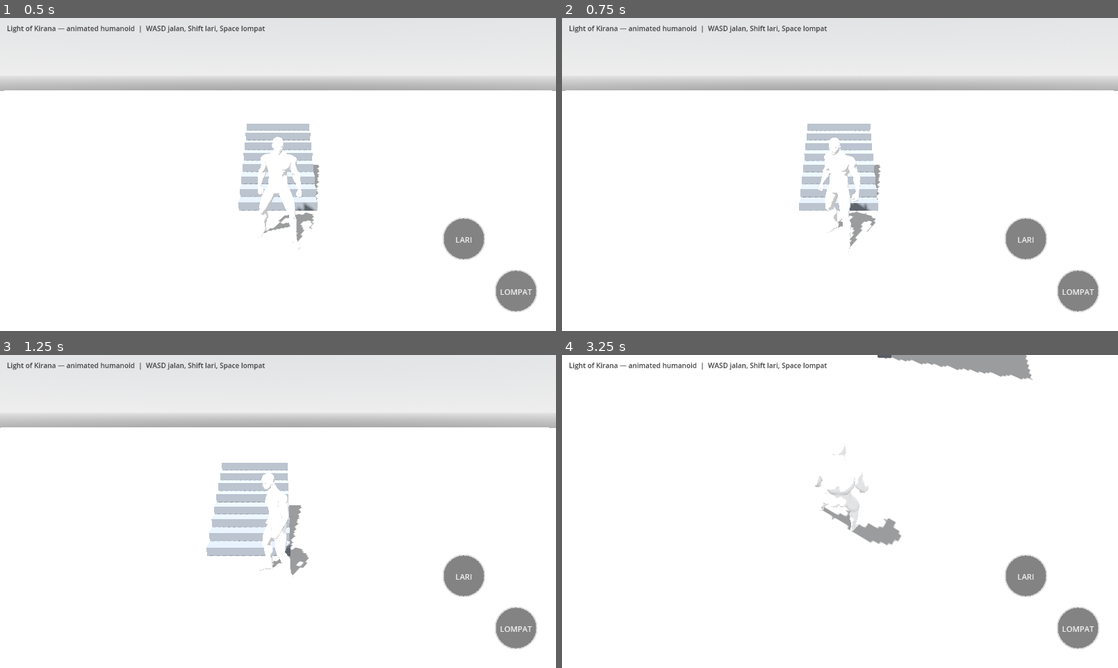
Above: before the commit, frames 1-4 (two rows, left to right).
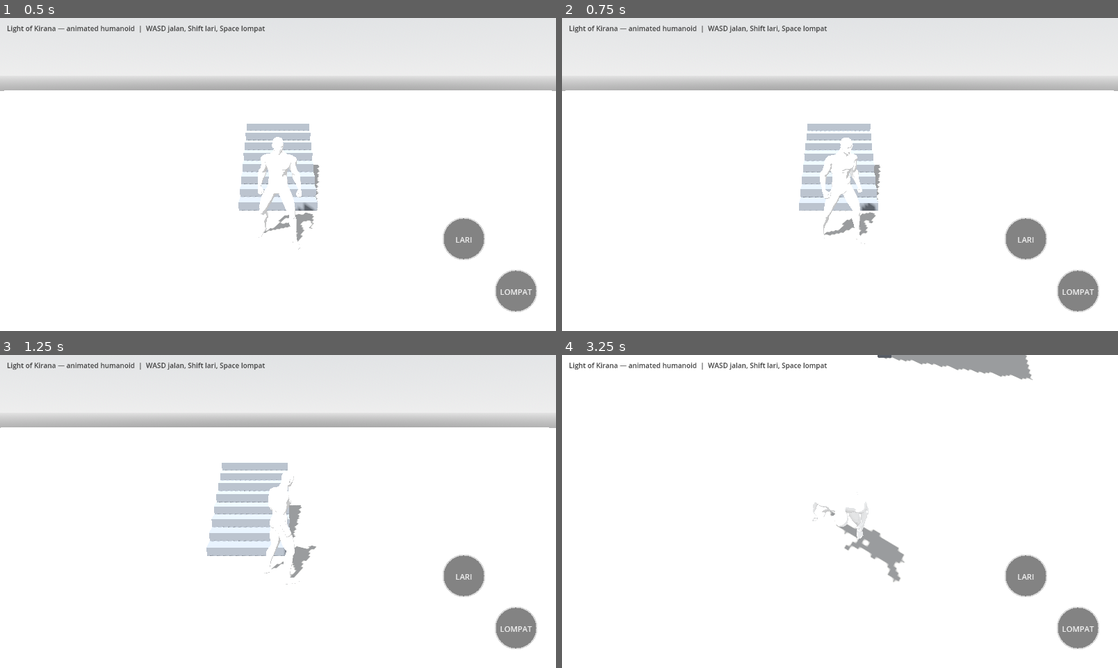
Above: after the commit, the same moments.

Repository: bagus123triga/light-of-kirana
Game: Godot game, scene res://scenes/main.tscn
Same seed, same stepped clock (60 frames per second), same inputs: the game is played once before the commit and once after it.
Inputs (mouse positions are in pixels of both pictures, inside the frame that each line leads up to):
- Up to frame 1 (0.5 s): no input
- Up to frame 2 (0.75 s): tap Enter at 0.5 s; drag from (617, 271) to (895, 105) at 0.52 s
- Up to frame 3 (1.25 s): no input
- Up to frame 4 (3.25 s): drag from (1023, 577) to (812, 574) at 1.27 s; move the mouse to (1079, 627) at 2.02 s; hold D 2.03-2.75 s; hold Shift 2.03-2.75 s; click (1079, 627) at 2.17 s; drag from (812, 574) to (673, 464) at 2.77 s

Frame 1 is identical in both runs. In frame 2, 0.9% of the frame differs, in the area x 46-57%, y 38-75%; in frame 3, 0.7%; in frame 4, 1.4%, in the area x 45-62%, y 29-73%.

Commit message:
Fix animated character facing direction

Diff:
--- a/scripts/animated_humanoid.gd
+++ b/scripts/animated_humanoid.gd
@@ -96,7 +96,7 @@
 		_play_animation(JUMP_TAKEOFF, 2.2, 0.08)
 
 	if wish_dir.length() > 0.05:
-		var target_yaw := atan2(wish_dir.x, wish_dir.z) + PI
+		var target_yaw := atan2(wish_dir.x, wish_dir.z)
 		_facing_yaw = rotate_toward(_facing_yaw, target_yaw, 8.0 * delta)
 	rotation.y = _facing_yaw
 
